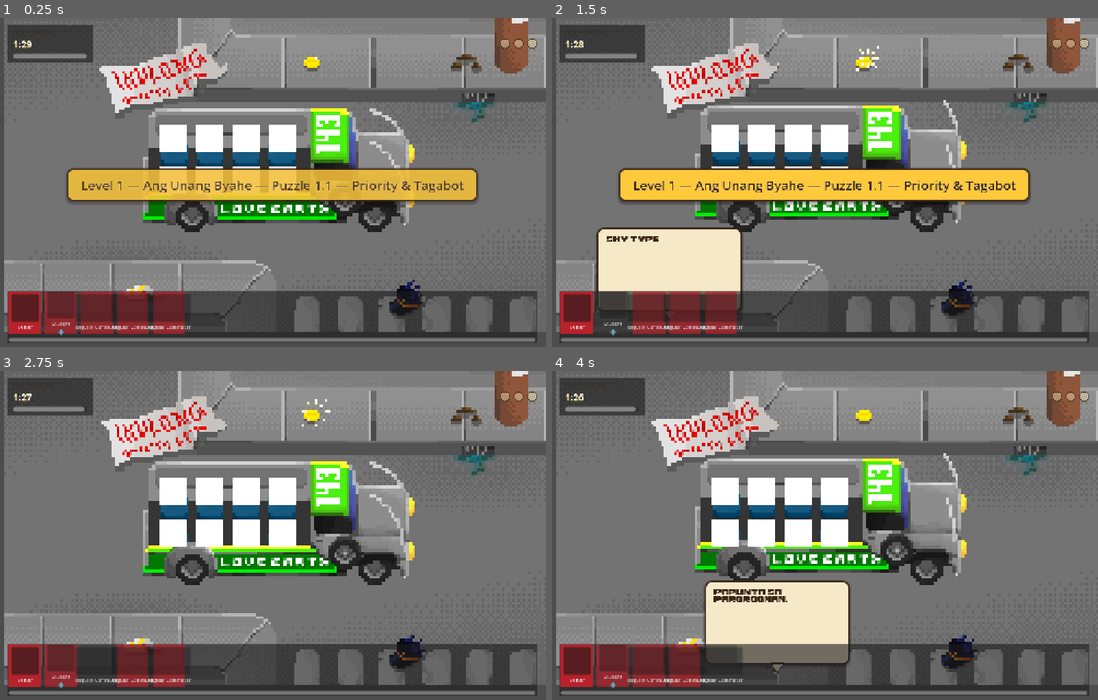
Above: before the commit, frames 1-4 (two rows, left to right).
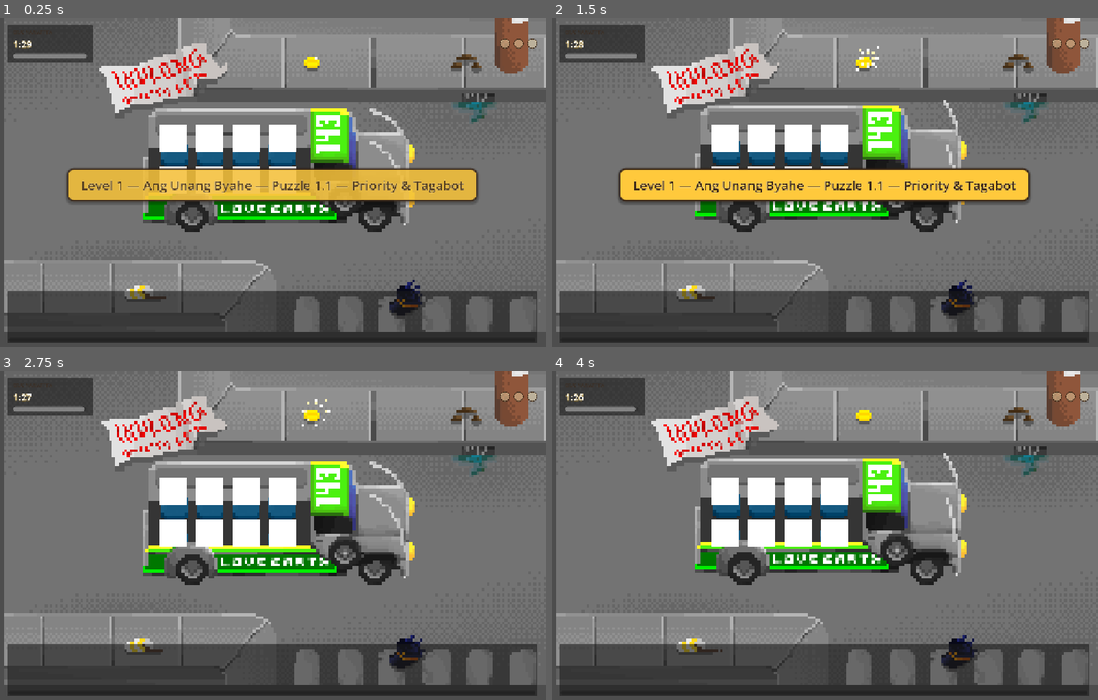
Above: after the commit, the same moments.

Repository: pol-xy/Tabi-Tabi
Game: Godot game, scene res://Scenes/Main_Jeepney.tscn
Same seed, same stepped clock (60 frames per second), same inputs: the game is played once before the commit and once after it.
Inputs (mouse positions are in pixels of both pictures, inside the frame that each line leads up to):
- Up to frame 1 (0.25 s): no input
- Up to frame 2 (1.5 s): click (579, 314) at 0.52 s; click (612, 314) at 1.27 s
- Up to frame 3 (2.75 s): click (98, 667) at 2.02 s
- Up to frame 4 (4 s): click (683, 667) at 2.77 s; click (721, 667) at 3.52 s

The runs differ from the first frame. In frame 1, 5.3% of the frame differs, in the area x 1-98%, y 83-99%; in frame 2, 9.8%; in frame 3, 4.6%; in frame 4, 11%, in the area x 1-98%, y 63-99%.
Error after the commit: Invalid assignment of property or key 'text' with value of type 'String' on a base object of type 'null instance'. (res://scripts/UI/passenger_card.gd:67)

Commit message:
passenger card update

Diff:
--- a/Scenes/PassengerCard.tscn
+++ b/Scenes/PassengerCard.tscn
@@ -5,41 +5,14 @@
 [sub_resource type="StyleBoxFlat" id="StyleBoxFlat_253nu"]
 bg_color = Color(0.718158, 0.13406807, 0.16895801, 1)
 
+[sub_resource type="SpriteFrames" id="SpriteFrames_bpcfa"]
+
 [node name="PassengerCard" type="Button" unique_id=859227506]
+visible = false
 light_mask = 524289
 custom_minimum_size = Vector2(76, 100)
 theme_override_styles/normal = SubResource("StyleBoxFlat_253nu")
 script = ExtResource("1")
 
-[node name="VBox" type="VBoxContainer" parent="." unique_id=301495672]
-layout_mode = 1
-anchors_preset = 8
-anchor_left = 0.5
-anchor_top = 0.5
-anchor_right = 0.5
-anchor_bottom = 0.5
-offset_left = -32.0
-offset_top = -44.0
-offset_right = 32.0
-offset_bottom = 44.0
-grow_horizontal = 2
-grow_vertical = 2
-mouse_filter = 2
-theme_override_constants/separation = 4
-
-[node name="Portrait" type="Panel" parent="VBox" unique_id=1106805895]
-custom_minimum_size = Vector2(64, 64)
-layout_mode = 2
-mouse_filter = 2
-
-[node name="NameLabel" type="Label" parent="VBox" unique_id=1304393994]
-layout_mode = 2
-theme_override_font_sizes/font_size = 11
-text = "Name"
-horizontal_alignment = 1
-
-[node name="TraitRow" type="HBoxContainer" parent="VBox" unique_id=1571786921]
-layout_mode = 2
-mouse_filter = 2
-theme_override_constants/separation = 2
-alignment = 1
+[node name="AnimatedSprite2D" type="AnimatedSprite2D" parent="." unique_id=460197023]
+sprite_frames = SubResource("SpriteFrames_bpcfa")
--- a/project.godot
+++ b/project.godot
@@ -44,4 +44,3 @@
 rendering_device/driver.windows="d3d12"
 renderer/rendering_method="gl_compatibility"
 renderer/rendering_method.mobile="gl_compatibility"
-textures/canvas_textures/default_texture_filter=0
Renamed: Scenes/Passengers/muslim.tscn -> Scenes/Passengers/pregnant.tscn
